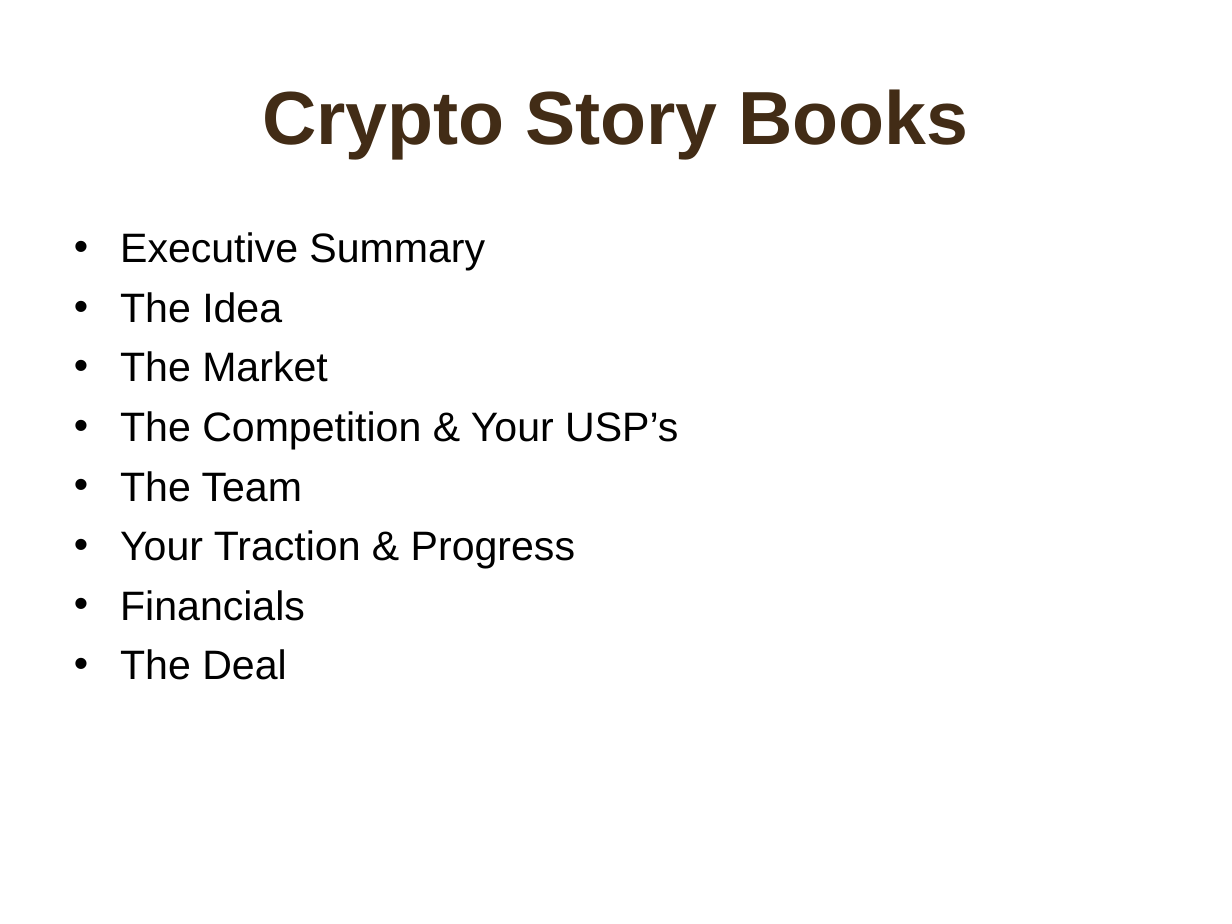
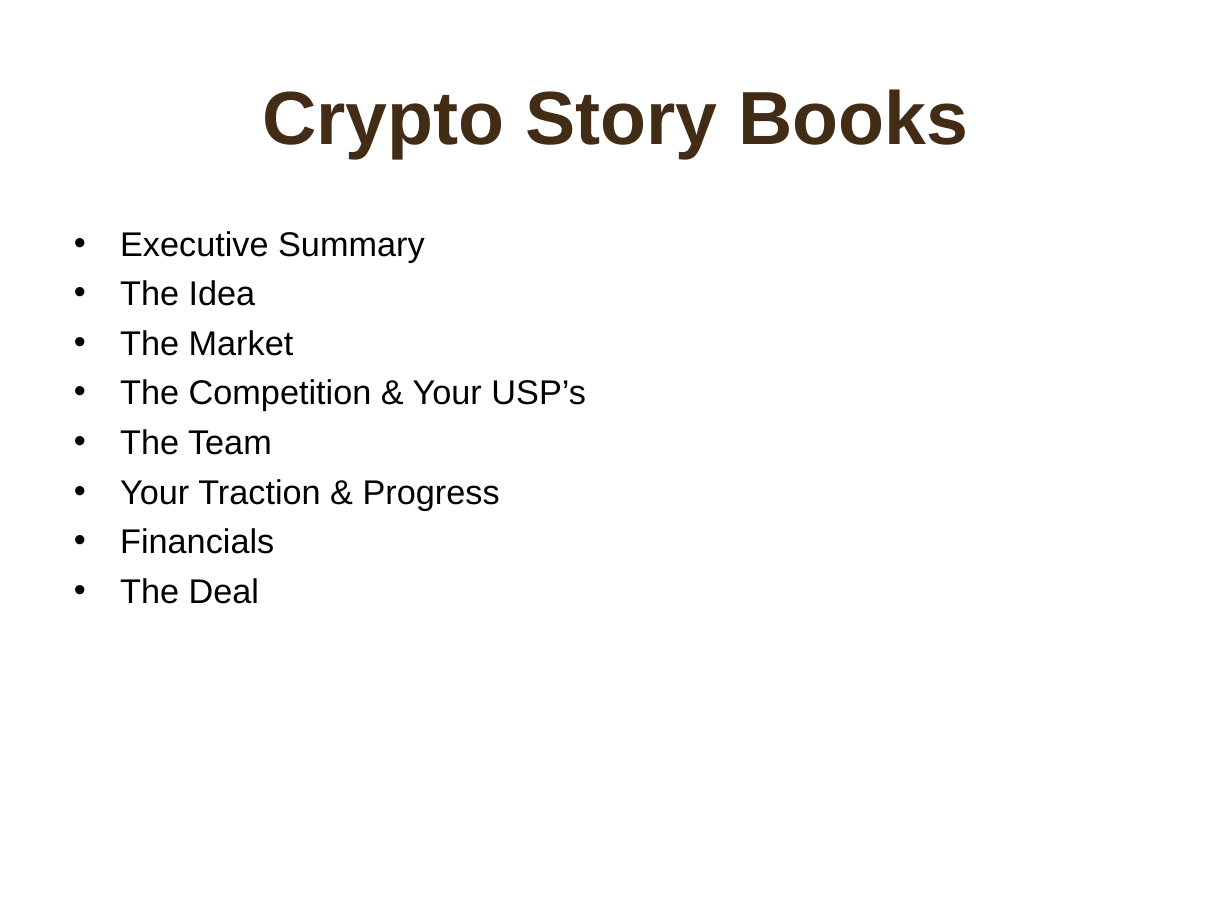
Before and after one commit to yangboz/iStoryBook, a slide deck: slide 2 of documents/bp/BPofCryptoStoryBooks.ppt. Drawn at 1232x924 pixels with LibreOffice and Linux fonts; fonts in the diff are those of the drawing; background and template pictures are left out. Boxes give left, top, right and bottom in pixels: in the first picture for what was removed or moved away, otherwise in the second. Text is boxed around its words. In the diff, an @@ line names an element or a change of style, - is before the commit and + after.

```diff
--- a/documents/bp/BPofCryptoStoryBooks.ppt
+++ b/documents/bp/BPofCryptoStoryBooks.ppt
@@ text "Executive Summary" at (120,231,586,604): size 24 to 20 pt; less space between paragraphs @@
```
Also in this commit, not shown: 29 other files.
